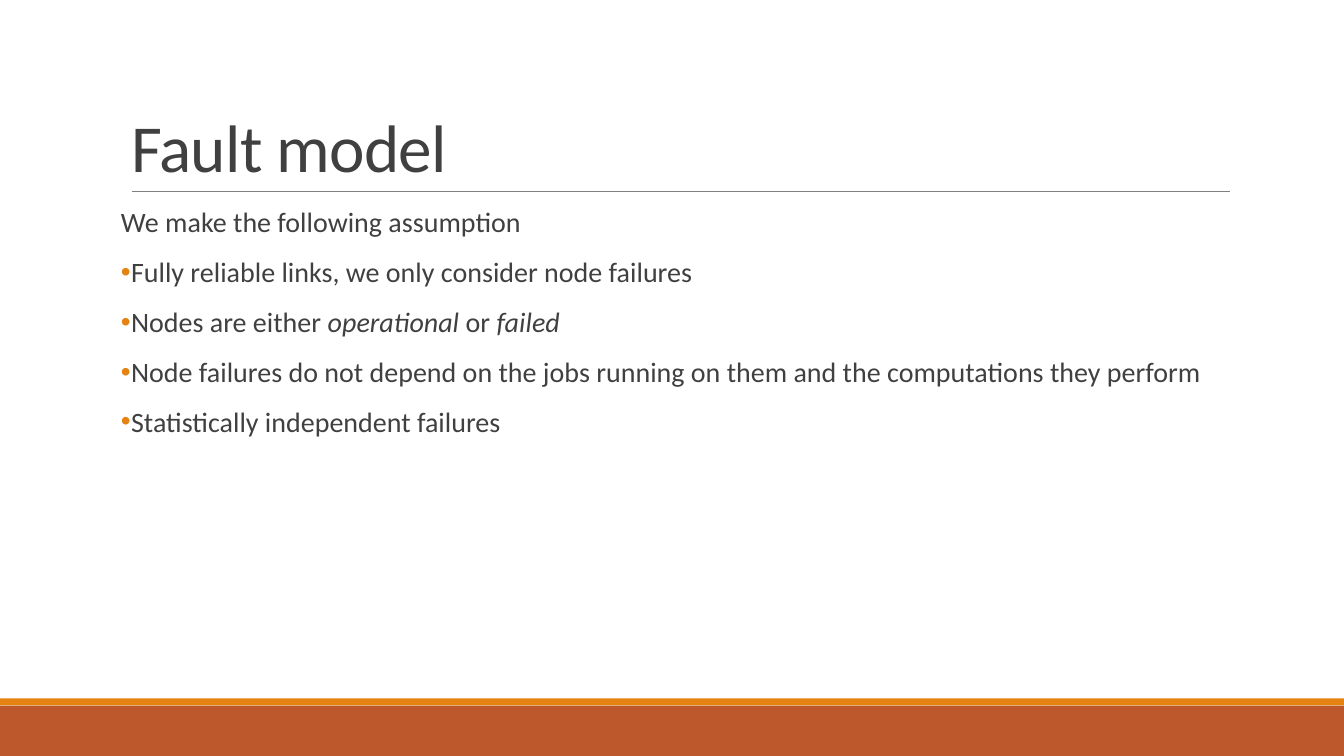
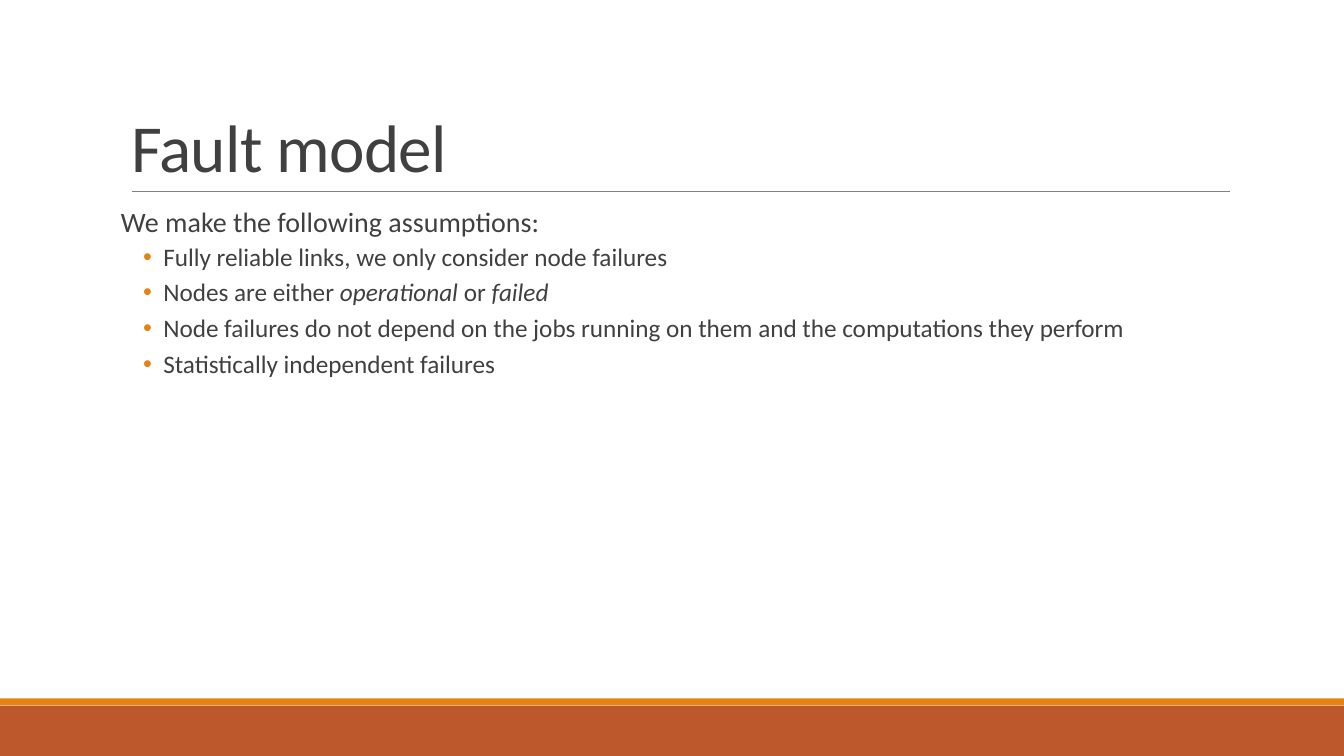
Before and after one commit to PStahl/master_thesis, a slide deck: slide 7 of presentation/presentation.pptx. Drawn at 1344x756 pixels with LibreOffice and Linux fonts; fonts in the diff are those of the drawing. Boxes give left, top, right and bottom in pixels: in the first picture for what was removed or moved away, otherwise in the second. Text is boxed around its words. In the diff, an @@ line names an element or a change of style, - is before the commit and + after.

```diff
--- a/presentation/presentation.pptx
+++ b/presentation/presentation.pptx
@@ text at box(121, 212, 539, 237): text changed @@
-We make the following assumption
+We make the following assumptions:
@@ text at box(163, 248, 1124, 377): size 20 to 18 pt in "Fully reliable links, we only consider node ...", "Nodes are either operational or failed", "Node failures do not depend on the ...", "Statistically independent failures"; list level 1 to 2 in "Fully reliable links, we only ..."; list level 1 to 2 in "Nodes are either operational or ..."; list level 1 to 2 in "Node failures do not depend ..."; list level 1 to 2 in "Statistically independent failures" @@
```
Also in this commit, not shown: 9 other slides changed.
